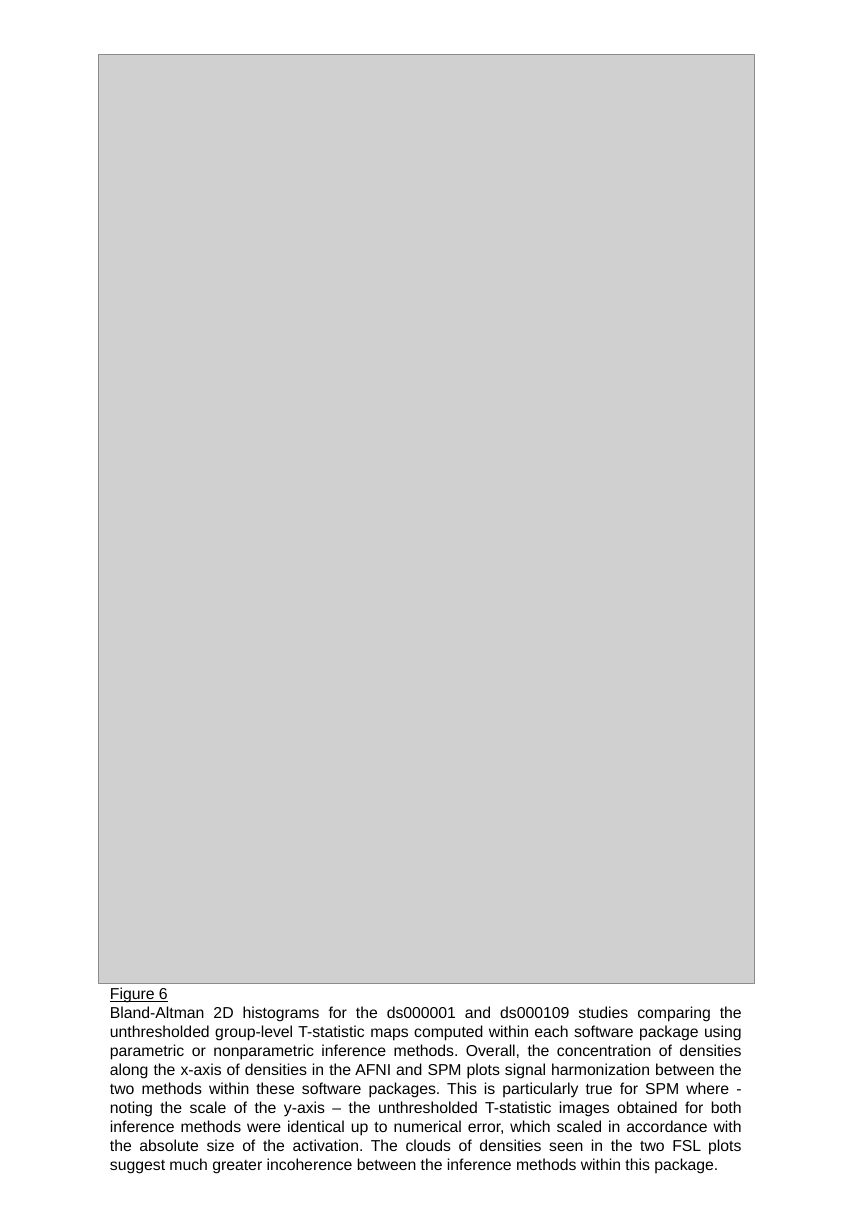
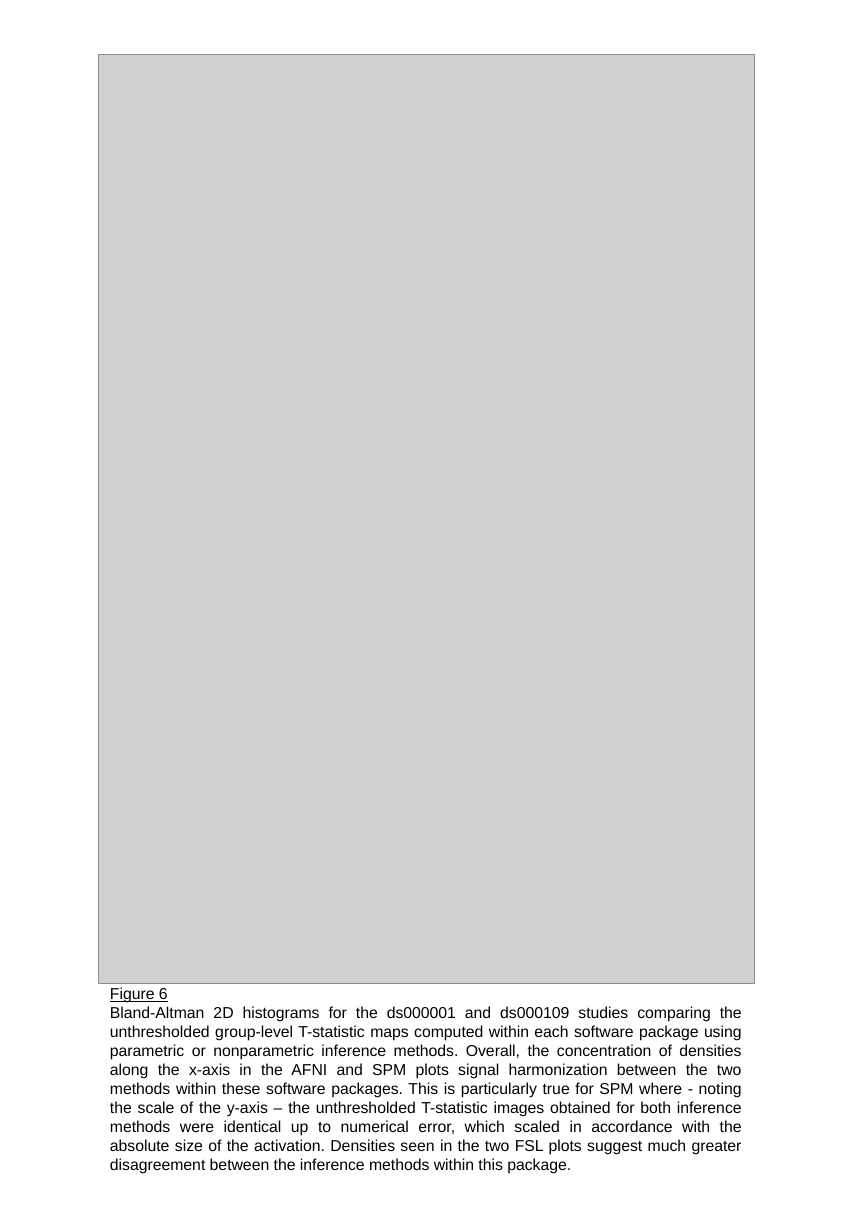
Before and after one commit to NISOx-BDI/Software_Comparison, a slide deck: slide 7 of publication-figures-portrait.pptx (slide 5 before the commit). Drawn at 853x1232 pixels with LibreOffice and Linux fonts; fonts in the diff are those of the drawing; grey boxes stand for pictures. Boxes give left, top, right and bottom in pixels: in the first picture for what was removed or moved away, otherwise in the second. Text is boxed around its words. In the diff, an @@ line names an element or a change of style, - is before the commit and + after.

Commit message:
figures converted to pdf, new figures of thresholded and unthresholded stat images

```diff
--- a/publication-figures-portrait.pptx
+++ b/publication-figures-portrait.pptx
@@ text at bbox=[110, 1006, 742, 1174]: text changed @@
-Bland-Altman 2D histograms for the ds000001 and ds000109 studies comparing the unthresholded group-level T-statistic maps computed within each software package using parametric or nonparametric inference methods. Overall, the concentration of densities along the x-axis of densities in the AFNI and SPM plots signal harmonization between the two methods within these software packages. This is particularly true for SPM where - noting the scale of the y-axis – the unthresholded T-statistic images obtained for both inference methods were identical up to numerical error, which scaled in accordance with the absolute size of the activation. The clouds of densities seen in the two FSL plots suggest much greater incoherence between the inference methods within this package.
+Bland-Altman 2D histograms for the ds000001 and ds000109 studies comparing the unthresholded group-level T-statistic maps computed within each software package using parametric or nonparametric inference methods. Overall, the concentration of densities along the x-axis in the AFNI and SPM plots signal harmonization between the two methods within these software packages. This is particularly true for SPM where - noting the scale of the y-axis – the unthresholded T-statistic images obtained for both inference methods were identical up to numerical error, which scaled in accordance with the absolute size of the activation. Densities seen in the two FSL plots suggest much greater disagreement between the inference methods within this package.
```
Also in this commit, not shown: 4 other slides changed, 2 slides added, 26 other files.
